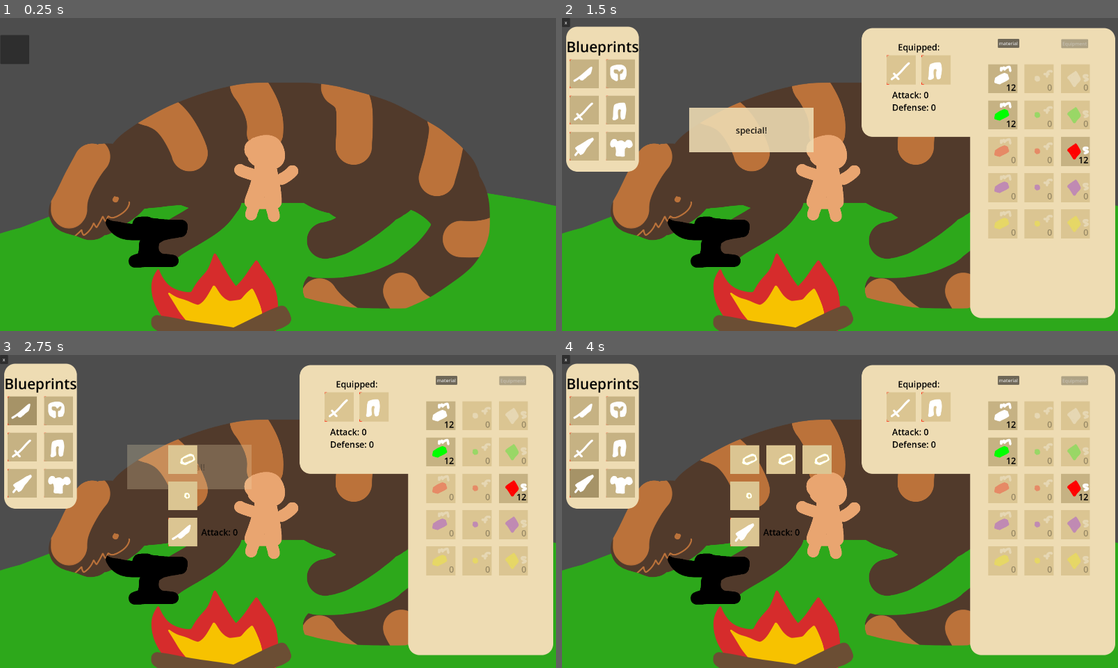
Above: before the commit, frames 1-4 (two rows, left to right).
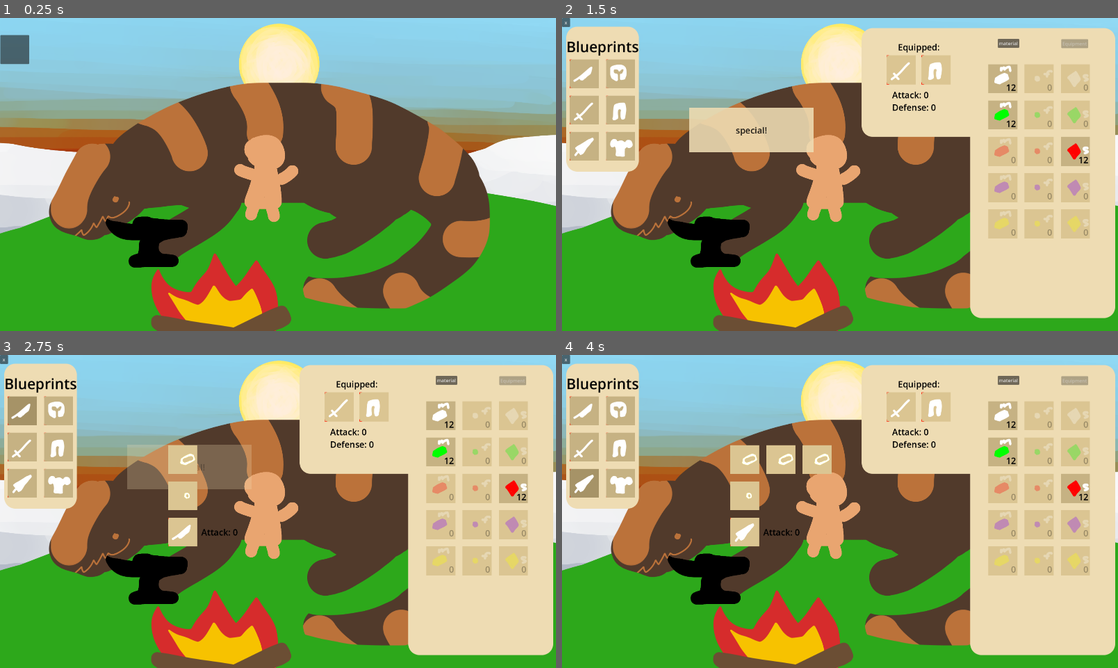
Above: after the commit, the same moments.

Repository: OrusLiOx/To-Slay-A-Dragon
Game: Godot game, scene res://Scenes/Screens/main.tscn
Same seed, same stepped clock (60 frames per second), same inputs: the game is played once before the commit and once after it. The engine's default icon, where the game draws it, is replaced by a stand-in: a white triangle on a blue panel in a dark square.
Inputs (mouse positions are in pixels of both pictures, inside the frame that each line leads up to):
- Up to frame 1 (0.25 s): no input
- Up to frame 2 (1.5 s): click (840, 174) at 0.5 s; click (706, 243) at 1.25 s
- Up to frame 3 (2.75 s): click (22, 411) at 2 s
- Up to frame 4 (4 s): click (584, 445) at 2.77 s; click (584, 483) at 3.52 s

The runs differ from the first frame. In frame 1, 37% of the frame differs, in the area x 0-100%, y 0-93%; in frame 2, 16%; in frame 3, 16%; in frame 4, 16%.

Commit message:
added sky box

Diff:
--- a/Godot/Scenes/Scripts/enemy.gd
+++ b/Godot/Globals/Enemy.gd
@@ -1,23 +1,28 @@
-extends Sprite2D
+class_name Enemy
 var type : String
 var attack : float
 var defense : float
 var hp : float
 
-func set_enemy(t : String ):
+func _init(t :String):
+	set_enemy(t)
+
+func set_enemy(t : String):
 	type = t
 	match(type):
-		"slime":
+		"Slime":
 			attack = 10
 			defense = 10
-		"goblin":
+		"Goblin":
 			attack = 10
 			defense = 10
-		"snake":
+		"Snake":
 			attack = 10
 			defense = 10
+	attack = 10
+	defense = 0
 
 	heal()
 
 func heal():
-	hp = defense
+	hp = max(defense*10,10)
--- a/Godot/Globals/Storage.gd
+++ b/Godot/Globals/Storage.gd
@@ -84,3 +84,15 @@
 			curArmor = -1
 		else:
 			curArmor = i
+
+func get_attack():
+	if curWeapon >=0:
+		return equipment[curWeapon].value
+	else:
+		return 1
+
+func get_defense():
+	if curArmor >=0:
+		return equipment[curArmor].value
+	else:
+		return 0
--- a/Godot/Scenes/Quest/combat.tscn
+++ b/Godot/Scenes/Quest/combat.tscn
@@ -1,15 +1,78 @@
-[gd_scene load_steps=3 format=3 uid="uid://bxfmkq8bgumev"]
+[gd_scene load_steps=8 format=3 uid="uid://bxfmkq8bgumev"]
 
 [ext_resource type="Script" path="res://Scenes/Scripts/combat.gd" id="1_l0hou"]
-[ext_resource type="PackedScene" uid="uid://dmylbepggimag" path="res://Scenes/Quest/enemy.tscn" id="2_5ocxk"]
+[ext_resource type="PackedScene" uid="uid://bs6ej35oeq114" path="res://Scenes/Quest/note.tscn" id="2_ob6w2"]
+[ext_resource type="PackedScene" uid="uid://bnvwxkdgsp4vp" path="res://Scenes/Pieces/part_sprite.tscn" id="3_s2yiu"]
+[ext_resource type="PackedScene" uid="uid://dmylbepggimag" path="res://Scenes/Quest/enemy_sprite.tscn" id="4_7b527"]
+
+[sub_resource type="RectangleShape2D" id="RectangleShape2D_ojbx8"]
+size = Vector2(30, 100)
+
+[sub_resource type="RectangleShape2D" id="RectangleShape2D_jyscs"]
+size = Vector2(100, 100)
+
+[sub_resource type="RectangleShape2D" id="RectangleShape2D_ogskr"]
+size = Vector2(20, 100)
 
 [node name="Combat" type="Node2D"]
 script = ExtResource("1_l0hou")
+noteScene = ExtResource("2_ob6w2")
 
-[node name="Enemy" parent="." instance=ExtResource("2_5ocxk")]
-position = Vector2(433, 299)
-
-[node name="ColorRect" type="ColorRect" parent="."]
+[node name="Background" type="ColorRect" parent="."]
 offset_right = 924.0
 offset_bottom = 984.0
 color = Color(0.933333, 0.862745, 0.701961, 1)
+
+[node name="EnemyScreen" type="ColorRect" parent="."]
+offset_left = 26.0
+offset_top = 16.0
+offset_right = 904.0
+offset_bottom = 677.0
+color = Color(0.423529, 0.356863, 0.301961, 1)
+
+[node name="PartSprite" parent="EnemyScreen" instance=ExtResource("3_s2yiu")]
+position = Vector2(442, 328)
+
+[node name="Enemy" parent="EnemyScreen" instance=ExtResource("4_7b527")]
+position = Vector2(433, 299)
+
+[node name="Minigame" type="Node2D" parent="."]
+position = Vector2(0, 851)
+
+[node name="Goal" type="Sprite2D" parent="Minigame"]
+position = Vector2(166, 0)
+
+[node name="ColorRect" type="ColorRect" parent="Minigame/Goal"]
+offset_left = -50.0
+offset_top = -50.0
+offset_right = 50.0
+offset_bottom = 50.0
+color = Color(0.717647, 0.607843, 0.501961, 1)
+
+[node name="Good" type="Area2D" parent="Minigame/Goal"]
+
+[node name="CollisionShape2D" type="CollisionShape2D" parent="Minigame/Goal/Good"]
+shape = SubResource("RectangleShape2D_ojbx8")
+
+[node name="Ok" type="Area2D" parent="Minigame/Goal"]
+
+[node name="CollisionShape2D" type="CollisionShape2D" parent="Minigame/Goal/Ok"]
+shape = SubResource("RectangleShape2D_jyscs")
+
+[node name="Notes" type="Node2D" parent="Minigame"]
+position = Vector2(1038, 0)
+
+[node name="Kill" type="Area2D" parent="Minigame"]
+
+[node name="CollisionShape2D" type="CollisionShape2D" parent="Minigame/Kill"]
+position = Vector2(0, 1)
+shape = SubResource("RectangleShape2D_ogskr")
+
+[node name="Timer" type="Timer" parent="."]
+
+[connection signal="area_entered" from="Minigame/Goal/Good" to="." method="_on_good_area_entered"]
+[connection signal="area_exited" from="Minigame/Goal/Good" to="." method="_on_good_area_exited"]
+[connection signal="area_entered" from="Minigame/Goal/Ok" to="." method="_on_ok_area_entered"]
+[connection signal="area_exited" from="Minigame/Goal/Ok" to="." method="_on_ok_area_exited"]
+[connection signal="area_entered" from="Minigame/Kill" to="." method="_on_kill_area_entered"]
+[connection signal="timeout" from="Timer" to="." method="_on_timer_timeout"]
--- a/Godot/Scenes/Quest/enemy.tscn
+++ /dev/null
@@ -1,6 +0,0 @@
-[gd_scene load_steps=2 format=3 uid="uid://dmylbepggimag"]
-
-[ext_resource type="Script" path="res://Scenes/Scripts/enemy.gd" id="1_027dj"]
-
-[node name="Enemy" type="Sprite2D"]
-script = ExtResource("1_027dj")
--- /dev/null
+++ b/Godot/Scenes/Quest/enemy_sprite.tscn
@@ -0,0 +1,8 @@
+[gd_scene load_steps=3 format=3 uid="uid://dmylbepggimag"]
+
+[ext_resource type="Texture2D" uid="uid://c2fjif026wnre" path="res://icon.svg" id="1_5uow0"]
+[ext_resource type="Script" path="res://Scenes/Scripts/enemy_sprite.gd" id="2_8hdfd"]
+
+[node name="EnemySprite" type="Sprite2D"]
+texture = ExtResource("1_5uow0")
+script = ExtResource("2_8hdfd")
--- /dev/null
+++ b/Godot/Scenes/Quest/note.tscn
@@ -0,0 +1,25 @@
+[gd_scene load_steps=3 format=3 uid="uid://bs6ej35oeq114"]
+
+[ext_resource type="Script" path="res://Scenes/Scripts/note.gd" id="1_qvm6b"]
+
+[sub_resource type="RectangleShape2D" id="RectangleShape2D_0jg3n"]
+size = Vector2(5, 100)
+
+[node name="Note" type="Area2D" groups=["Note"]]
+script = ExtResource("1_qvm6b")
+
+[node name="CollisionShape2D" type="CollisionShape2D" parent="."]
+shape = SubResource("RectangleShape2D_0jg3n")
+
+[node name="ColorRect2" type="ColorRect" parent="."]
+offset_left = -50.0
+offset_top = -50.0
+offset_right = 50.0
+offset_bottom = 50.0
+color = Color(0, 0, 0, 1)
+
+[node name="ColorRect" type="ColorRect" parent="."]
+offset_left = -50.0
+offset_top = -50.0
+offset_right = -41.0
+offset_bottom = 50.0
--- a/Godot/Scenes/Screens/main.tscn
+++ b/Godot/Scenes/Screens/main.tscn
@@ -1,11 +1,32 @@
-[gd_scene load_steps=4 format=3 uid="uid://dwgh5bcbxpkpj"]
+[gd_scene load_steps=8 format=3 uid="uid://dwgh5bcbxpkpj"]
 
 [ext_resource type="PackedScene" uid="uid://bmx0jemjixann" path="res://Scenes/Screens/camp.tscn" id="1_vlsre"]
 [ext_resource type="Script" path="res://Scenes/Scripts/main.gd" id="1_xlm4h"]
 [ext_resource type="PackedScene" uid="uid://3po5cq6p7ujc" path="res://Scenes/Screens/map.tscn" id="2_mievb"]
+[ext_resource type="Script" path="res://Scenes/Scripts/Sky.gd" id="2_tkocw"]
+[ext_resource type="Texture2D" uid="uid://dokfus5y1844d" path="res://Sprites/skybox/sky.png" id="3_rdefb"]
+[ext_resource type="Texture2D" uid="uid://drtvoc156b6ja" path="res://Sprites/skybox/sun.png" id="3_ufqu2"]
+[ext_resource type="Texture2D" uid="uid://c8qj2sgjmhx73" path="res://Sprites/skybox/moon.png" id="4_k4cvp"]
 
 [node name="Main" type="Node2D"]
 script = ExtResource("1_xlm4h")
+
+[node name="Sky" type="Node2D" parent="." node_paths=PackedStringArray("camp", "map")]
+script = ExtResource("2_tkocw")
+camp = NodePath("../Camp")
+map = NodePath("../Map")
+
+[node name="Sky" type="Sprite2D" parent="Sky"]
+texture = ExtResource("3_rdefb")
+
+[node name="Sun" type="Sprite2D" parent="Sky"]
+position = Vector2(4, -381)
+texture = ExtResource("3_ufqu2")
+
+[node name="Moon" type="Sprite2D" parent="Sky"]
+position = Vector2(-18, 407)
+rotation = 3.14159
+texture = ExtResource("4_k4cvp")
 
 [node name="Camp" parent="." instance=ExtResource("1_vlsre")]
 
--- a/Godot/Scenes/Screens/map.tscn
+++ b/Godot/Scenes/Screens/map.tscn
@@ -5,7 +5,7 @@
 [ext_resource type="PackedScene" uid="uid://b0781ipcpmjaf" path="res://Scenes/Quest/quest.tscn" id="3_d64i7"]
 [ext_resource type="LabelSettings" uid="uid://cb4eflp81bok5" path="res://Themes/HeaderLabel.tres" id="4_cpy0l"]
 [ext_resource type="LabelSettings" uid="uid://dw18pcv0wtiom" path="res://Themes/BodyLabel.tres" id="5_7xw65"]
-[ext_resource type="PackedScene" uid="uid://bnvwxkdgsp4vp" path="res://Scenes/Pieces/part_sprite.tscn" id="6_h4mvh"]
+[ext_resource type="PackedScene" uid="uid://c6gdoil0o70r1" path="res://Scenes/Pieces/part_button.tscn" id="6_epqax"]
 [ext_resource type="PackedScene" uid="uid://bxfmkq8bgumev" path="res://Scenes/Quest/combat.tscn" id="7_fpvvu"]
 
 [node name="Map" type="Node2D"]
@@ -27,8 +27,8 @@
 offset_top = -81.0
 offset_right = -744.0
 offset_bottom = 19.0
-questMaterial = "m1"
-questEnemy = "Goblin"
+part = "m0"
+enemy = "Goblin"
 dataDisplayPosition = Vector2(-734, -235)
 
 [node name="Slime Meadows" parent="Quests" instance=ExtResource("3_d64i7")]
@@ -36,8 +36,8 @@
 offset_top = 314.0
 offset_right = -621.0
 offset_bottom = 414.0
-questMaterial = "f1"
-questEnemy = "Slime"
+part = "f0"
+enemy = "Slime"
 dataDisplayPosition = Vector2(-600, 126)
 
 [node name="Slithering Stream" parent="Quests" instance=ExtResource("3_d64i7")]
@@ -45,8 +45,8 @@
 offset_top = 204.0
 offset_right = -230.0
 offset_bottom = 304.0
-questMaterial = "s1"
-questEnemy = "Snake"
+part = "s1"
+enemy = "Snake"
 dataDisplayPosition = Vector2(-217, 126)
 
 [node name="QuestName" type="Label" parent="."]
@@ -115,11 +115,15 @@
 offset_bottom = 391.0
 color = Color(0.933333, 0.862745, 0.701961, 1)
 
-[node name="PartSprite" parent="QuestName" instance=ExtResource("6_h4mvh")]
-position = Vector2(442, 120)
+[node name="PartSprite" parent="QuestName" instance=ExtResource("6_epqax")]
+offset_left = 388.0
+offset_top = 73.0
+offset_right = 488.0
+offset_bottom = 173.0
 
 [node name="Combat" parent="." instance=ExtResource("7_fpvvu")]
 visible = false
 position = Vector2(-495, -491)
 
 [connection signal="button_down" from="Switch" to="." method="_on_switch_button_down"]
+[connection signal="combat_done" from="Combat" to="." method="_on_combat_combat_done"]
--- /dev/null
+++ b/Godot/Scenes/Scripts/Sky.gd
@@ -0,0 +1,63 @@
+extends Node2D
+
+@export var camp : Node2D
+@export var map : Node2D
+
+var moving
+
+var sun
+var moon
+var sky
+
+var angle
+
+# Called when the node enters the scene tree for the first time.
+func _ready():
+	moving = false
+	angle = 0
+	sun = $Sun
+	moon = $Moon
+	sky = $Sky
+
+	pass # Replace with function body.
+
+# Called every frame. 'delta' is the elapsed time since the previous frame.
+func _process(delta):
+	if Input.is_action_just_pressed("Blueprint1"):
+		turn_night()
+	if Input.is_action_just_pressed("Blueprint2"):
+		turn_day()
+	if moving:
+		if abs(rotation - angle) <.01:
+			moving = false
+			return
+
+		self.rotation = move_toward(self.rotation, angle, 1*delta)
+		var percent = pow(abs(sin(rotation)),4)
+
+		#sun.position.y = percent*-421 -388
+		#moon.position.y = percent*408 +400
+
+		if moon.global_position.y < 200:
+			var c = 1-((moon.global_position.y-200)/-600 *.373)
+			camp.modulate = Color(c,c,c)
+			map.modulate = Color(c,c,c)
+		else:
+			camp.modulate = Color(1,1,1)
+			map.modulate = Color(1,1,1)
+
+	pass
+
+func turn_night():
+	moving = true
+	angle = PI
+	rotation = 0
+	print(str(rotation)+ " " + str(angle))
+	pass
+
+func turn_day():
+	moving = true
+	rotation = PI
+	angle = 2*PI
+	print(str(rotation)+ " " + str(angle))
+	pass
--- a/Godot/Scenes/Scripts/camp.gd
+++ b/Godot/Scenes/Scripts/camp.gd
@@ -62,7 +62,6 @@
 	pass # Replace with function body.
 
 func _on_lizor_mouse_exited():
-
 	touchingLizor =false
 	pass # Replace with function body.
 
--- a/Godot/Scenes/Scripts/combat.gd
+++ b/Godot/Scenes/Scripts/combat.gd
@@ -1,15 +1,163 @@
 extends Node2D
 
+@export var noteScene : PackedScene
+var timer : Timer
+var enemy
+
+var goodNote
+var okNote
+var notes
+
+var minigameActive
+var killEnemy
+var partSprite
+
+var questReward
+var rewardQuantity
+
+var player : Dictionary
+
+var dir:Dictionary
+
+signal combat_done()
 
 # Called when the node enters the scene tree for the first time.
 func _ready():
+	notes = $Minigame/Notes
+	timer = $Timer
+	enemy = $EnemyScreen/Enemy
+	partSprite = $EnemyScreen/PartSprite
+	dir["Left"] = 0
+	dir["Up"] = 1
+	dir["Right"] = 2
+	dir["Down"] = 3
 	pass # Replace with function body.
 
 
 # Called every frame. 'delta' is the elapsed time since the previous frame.
 func _process(delta):
+	if minigameActive:
+		for inp in dir.keys():
+			if Input.is_action_just_pressed(inp):
+				check(inp)
+	if killEnemy:
+		if enemy.modulate.a  > 0:
+			enemy.modulate.a -= 2*delta
+		else:
+			if partSprite.visible == false:
+				timer.start(3)
+			partSprite.visible = true
 	pass
 
 func start(quest):
+	# set display stuff
+	player["attack"] = Storage.get_attack()
+	player["defense"] = Storage.get_defense()
+	player["hp"] = 100
+	for note in notes.get_children():
+		note.queue_free()
 
+	questReward = quest.questMaterial
+	rewardQuantity = 0
+	partSprite.visible = false
+	partSprite.set_part(questReward)
+	enemy.set_enemy(quest.questEnemy)
+	enemy.modulate.a = 1
+	goodNote == null
+	okNote == null
+	minigameActive = true
+	killEnemy = false
+
+	var n = noteScene.instantiate()
+	notes.add_child(n)
+	n.position = Vector2(0,0)
+	timer.start(randf_range(.5,2))
 	pass
+
+func end_minigame():
+	minigameActive = false
+	for note in notes.get_children():
+		note.queue_free()
+
+func check(inp):
+	# if no note or pressed wrong direction
+	if okNote == null or dir[inp] != okNote.dir:
+		hit_player()
+		return
+
+	if goodNote != null:
+		hit_enemy(.5)
+	else:
+		hit_enemy()
+	okNote.queue_free()
+	goodNote = null
+	okNote = null
+
+func hit_player():
+	player["hp"] -= get_damage(enemy.stats.attack,player["defense"])
+	pass
+
+func hit_enemy(crit = 0):
+	var damage = get_damage(player["attack"],enemy.stats.defense)
+	if damage > 0:
+		enemy.hit()
+	if randf()<crit:
+		enemy.stats.hp -= damage * 2
+	else:
+		enemy.stats.hp -= damage
+	if enemy.stats.hp <= 0:
+		end_minigame()
+		killEnemy = true
+		rewardQuantity = 1
+		timer.stop()
+	pass
+
+func get_damage(attack, defense):
+	var damage = attack - defense
+	if damage > 0:
+		return damage
+	elif randf() < attack/defense:
+		return 1
+	else:
+		return 0
+
+# detect notes
+func _on_good_area_entered(area):
+	if area.is_in_group("Note"):
+		goodNote = area
+	pass # Replace with function body.
+
+func _on_good_area_exited(_area):
+	goodNote = null
+	pass # Replace with function body.
+
+func _on_ok_area_entered(area):
+	if area.is_in_group("Note"):
+		okNote = area
+	pass # Replace with function body.
+
+func _on_ok_area_exited(_area):
+	okNote = null
+	pass # Replace with function body.
+
+func _on_timer_timeout():
+	if killEnemy:
+		timer.stop()
+		Storage.add_part(questReward, rewardQuantity)
+		emit_signal("combat_done")
+	elif player["hp"] <= 0:
+		emit_signal("combat_done")
+		timer.stop()
+	else:
+		var n = noteScene.instantiate()
+		notes.add_child(n)
+		n.position = Vector2(0,0)
+		timer.start(randf_range(.2,1.5))
+	pass # Replace with function body.
+
+
+func _on_kill_area_entered(area):
+	if area.is_in_group("Note"):
+		hit_player()
+	area.queue_free()
+	pass # Replace with function body.
--- /dev/null
+++ b/Godot/Scenes/Scripts/enemy_sprite.gd
@@ -0,0 +1,34 @@
+extends Sprite2D
+var stats : Enemy
+var flash
+var flashSpeed
+
+func _ready():
+	flash = 0
+	flashSpeed = 10
+
+func _process(delta):
+	match(flash):
+		1:
+			modulate.b -= flashSpeed*delta
+			modulate.g -= flashSpeed*delta
+			if modulate.b <.05:
+				flash = -1
+				modulate.b = 0
+				modulate.g = 0
+		-1:
+			modulate.b += flashSpeed*delta
+			modulate.g += flashSpeed*delta
+			if modulate.b >.95:
+				flash = 0
+				modulate.b = 1
+				modulate.g = 1
+
+func make_enemy(t:String):
+	stats = Enemy.new(t)
+
+func set_enemy(e : Enemy ):
+	stats = e
+
+func hit():
+	flash = 1
--- a/Godot/Scenes/Scripts/forge_menu.gd
+++ b/Godot/Scenes/Scripts/forge_menu.gd
@@ -178,7 +178,6 @@
 	storage.set_tab(0)
 	pass
 
-
 func _on_exit_button_down():
 	for r in range(0,2):
 		for c in range(0,3):
@@ -233,7 +232,7 @@
 			builtEquip.disabled = true
 			return
 
-	var parts:Array
+	var parts:Array = []
 	for arr in selectedParts:
 		for partBut in arr:
 			if partBut.part.rarity >=0:
--- a/Godot/Scenes/Scripts/main.gd
+++ b/Godot/Scenes/Scripts/main.gd
@@ -18,7 +18,6 @@
 	pass
 
 
-
 func _on_camp_to_map():
 	map.position = Vector2(0,0)
 	camp.position = Vector2(0,2000)
--- a/Godot/Scenes/Scripts/map.gd
+++ b/Godot/Scenes/Scripts/map.gd
@@ -12,6 +12,7 @@
 	questData["main"]=$QuestName
 	questData["material"] = $QuestName/MaterialLabel
 	questData["material sprite"] = $QuestName/PartSprite
+	questData["material sprite"].disabled = true
 	questData["enemy name"] = $QuestName/Node2D/Enemy
 	questData["enemy stats"] = $QuestName/Node2D/Enemy/EnemyData
 	questData["your stats"] = $QuestName/Node2D/You/YourData
@@ -25,7 +26,7 @@
 
 func start_quest(quest):
 	combat.visible = true
-	$Switch.disable = true
+	$Switch.disabled = true
 	for q in quests:
 		q.disabled = true
 	questData["main"].visible = false
@@ -33,20 +34,23 @@
 
 func finish_quest():
 	combat.visible = false
-	$Switch.disable = false
+	$Switch.disabled = false
 	for quest in quests:
-		quest.disabled = true
+		quest.disabled = false
 
 func show_quest_data(quest):
 	if combat.visible:
 		return
-	var part = Part.new(quest.questMaterial[0], int(quest.questMaterial[1]))
+
 	questData["main"].position = quest.dataDisplayPosition
 	questData["main"].text = quest.name
-	questData["material"].text = part.get_name()
-	questData["material sprite"].set_part(part)
-	questData["enemy name"].text = quest.questEnemy
-	#questData["enemy stats"].text
+
+	questData["material"].text = quest.questMaterial.get_name()
+	questData["material sprite"].set_part(quest.questMaterial)
+
+	questData["enemy name"].text = quest.enemy
+	questData["enemy stats"].text = str(quest.questEnemy.attack) + "\n" + str(quest.questEnemy.defense)
+
 	questData["your stats"].text = str(Storage.equipment[Storage.curWeapon].value) + "\n"
 	questData["your stats"].text += str(Storage.equipment[Storage.curArmor].value)
 	questData["main"].visible = true
@@ -58,3 +62,7 @@
 func _on_switch_button_down():
 	emit_signal("toCamp")
 	pass # Replace with function body.
+
+func _on_combat_combat_done():
+	finish_quest()
+	pass # Replace with function body.
--- /dev/null
+++ b/Godot/Scenes/Scripts/note.gd
@@ -0,0 +1,16 @@
+extends Area2D
+var speed
+var dir
+
+# Called when the node enters the scene tree for the first time.
+func _ready():
+	speed = 300
+	dir = randi_range(0,3)
+	rotation = dir*PI/2
+	pass # Replace with function body.
+
+
+# Called every frame. 'delta' is the elapsed time since the previous frame.
+func _process(delta):
+	position.x -= speed*delta
+	pass
--- a/Godot/Scenes/Scripts/quest.gd
+++ b/Godot/Scenes/Scripts/quest.gd
@@ -1,8 +1,14 @@
 extends Button
 
-@export var questMaterial :String
-@export var questEnemy : String
+@export var part :String
+@export var enemy : String
 @export var dataDisplayPosition : Vector2
+var questMaterial : Part
+var questEnemy :Enemy
 
 signal show_quest_data(quest)
 signal hide_quest_data()
+
+func _ready():
+	questMaterial = Part.new(part[0],int(part[1]))
+	questEnemy = Enemy.new(enemy)
--- a/Godot/project.godot
+++ b/Godot/project.godot
@@ -375,6 +375,30 @@
 "events": [Object(InputEventMouseButton,"resource_local_to_scene":false,"resource_name":"","device":-1,"window_id":0,"a …(257 unchanged characters)…
 ]
 }
+Up={
+"deadzone": 0.5,
+"events": [Object(InputEventKey,"resource_local_to_scene":false,"resource_name":"","device":-1,"window_id":0,"alt_pressed":false,"shift_pressed":false,"ctrl_pressed":false,"meta_pressed":false,"pressed":false,"keycode":0,"physical_keycode":87,"key_label":0,"unicode":119,"echo":false,"script":null)
+, Object(InputEventKey,"resource_local_to_scene":false,"resource_name":"","device":-1,"window_id":0,"alt_pressed":false,"shift_pressed":false,"ctrl_pressed":false,"meta_pressed":false,"pressed":false,"keycode":0,"physical_keycode":4194320,"key_label":0,"unicode":0,"echo":false,"script":null)
+]
+}
+Down={
+"deadzone": 0.5,
+"events": [Object(InputEventKey,"resource_local_to_scene":false,"resource_name":"","device":-1,"window_id":0,"alt_pressed":false,"shift_pressed":false,"ctrl_pressed":false,"meta_pressed":false,"pressed":false,"keycode":0,"physical_keycode":83,"key_label":0,"unicode":115,"echo":false,"script":null)
+, Object(InputEventKey,"resource_local_to_scene":false,"resource_name":"","device":-1,"window_id":0,"alt_pressed":false,"shift_pressed":false,"ctrl_pressed":false,"meta_pressed":false,"pressed":false,"keycode":0,"physical_keycode":4194322,"key_label":0,"unicode":0,"echo":false,"script":null)
+]
+}
+Left={
+"deadzone": 0.5,
+"events": [Object(InputEventKey,"resource_local_to_scene":false,"resource_name":"","device":-1,"window_id":0,"alt_pressed":false,"shift_pressed":false,"ctrl_pressed":false,"meta_pressed":false,"pressed":false,"keycode":0,"physical_keycode":65,"key_label":0,"unicode":97,"echo":false,"script":null)
+, Object(InputEventKey,"resource_local_to_scene":false,"resource_name":"","device":-1,"window_id":0,"alt_pressed":false,"shift_pressed":false,"ctrl_pressed":false,"meta_pressed":false,"pressed":false,"keycode":0,"physical_keycode":4194319,"key_label":0,"unicode":0,"echo":false,"script":null)
+]
+}
+Right={
+"deadzone": 0.5,
+"events": [Object(InputEventKey,"resource_local_to_scene":false,"resource_name":"","device":-1,"window_id":0,"alt_pressed":false,"shift_pressed":false,"ctrl_pressed":false,"meta_pressed":false,"pressed":false,"keycode":0,"physical_keycode":68,"key_label":0,"unicode":100,"echo":false,"script":null)
+, Object(InputEventKey,"resource_local_to_scene":false,"resource_name":"","device":-1,"window_id":0,"alt_pressed":false,"shift_pressed":false,"ctrl_pressed":false,"meta_pressed":false,"pressed":false,"keycode":0,"physical_keycode":4194321,"key_label":0,"unicode":0,"echo":false,"script":null)
+]
+}
 
 [rendering]
 
Binary file added: Godot/Sprites/skybox/clouds.png
Not shown, added: Godot/Sprites/skybox/clouds.png.import
Binary file added: Godot/Sprites/skybox/moon.png
Not shown, added: Godot/Sprites/skybox/moon.png.import
Binary file added: Godot/Sprites/skybox/sky.png
Not shown, added: Godot/Sprites/skybox/sky.png.import
Binary file added: Godot/Sprites/skybox/sun.png
Not shown, added: Godot/Sprites/skybox/sun.png.import
Binary file changed: Godot/Sprites/temp_campBackground.png
Not shown, added: Godot/export_presets.cfg
